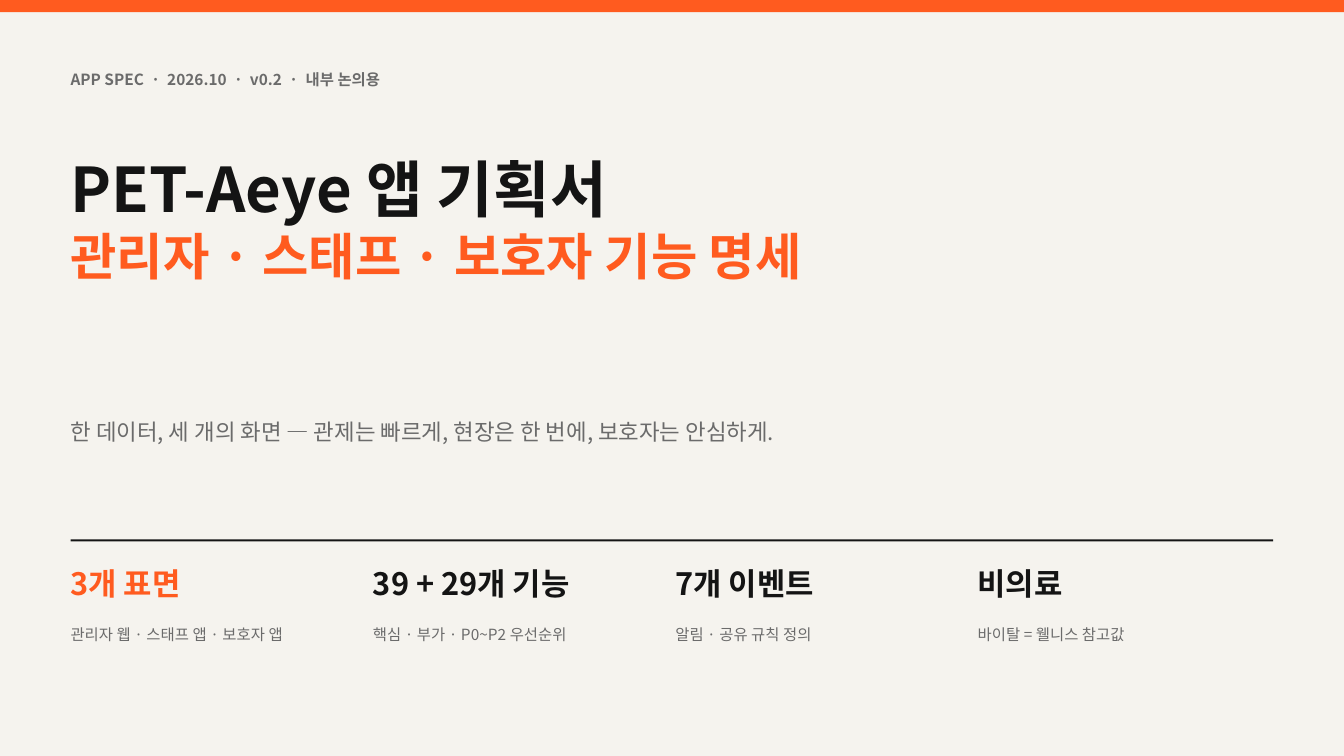
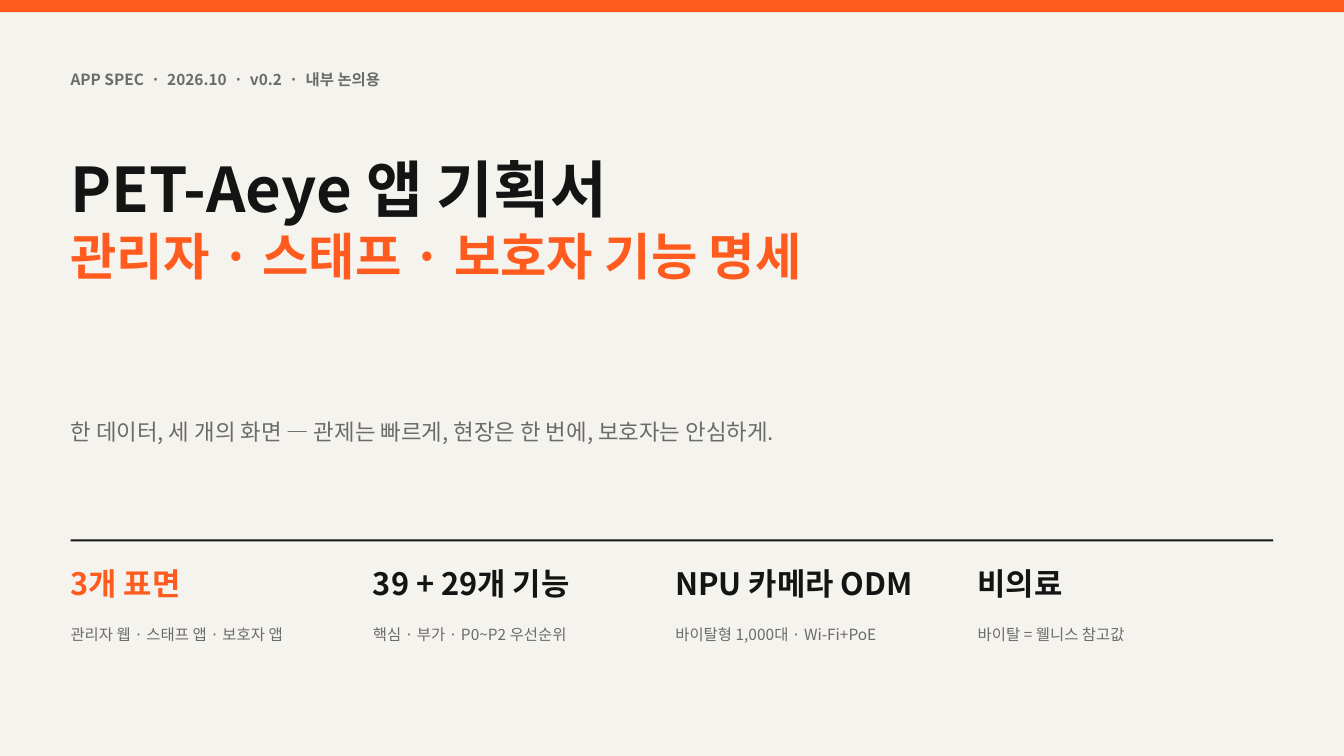
Before and after one commit to kurtkorea/pet-teamjang, a slide deck: slide 1 of doc/PLAN_PET-Aeye_apps_spec_v0.2.pptx. Drawn at 1344x756 pixels with LibreOffice and Linux fonts; fonts in the diff are those of the drawing. Boxes give left, top, right and bottom in pixels: in the first picture for what was removed or moved away, otherwise in the second. Text is boxed around its words. In the diff, an @@ line names an element or a change of style, - is before the commit and + after.

```diff
--- a/doc/PLAN_PET-Aeye_apps_spec_v0.2.pptx
+++ b/doc/PLAN_PET-Aeye_apps_spec_v0.2.pptx
@@ text at [675, 569, 913, 598]: text changed @@
-7개 이벤트
+NPU 카메라 ODM
@@ text at [675, 627, 876, 643]: text changed @@
-알림 · 공유 규칙 정의
+바이탈형 1,000대 · Wi-Fi+PoE
```
Also in this commit, not shown: 30 other slides changed, 8 slides added, 27 other files.
